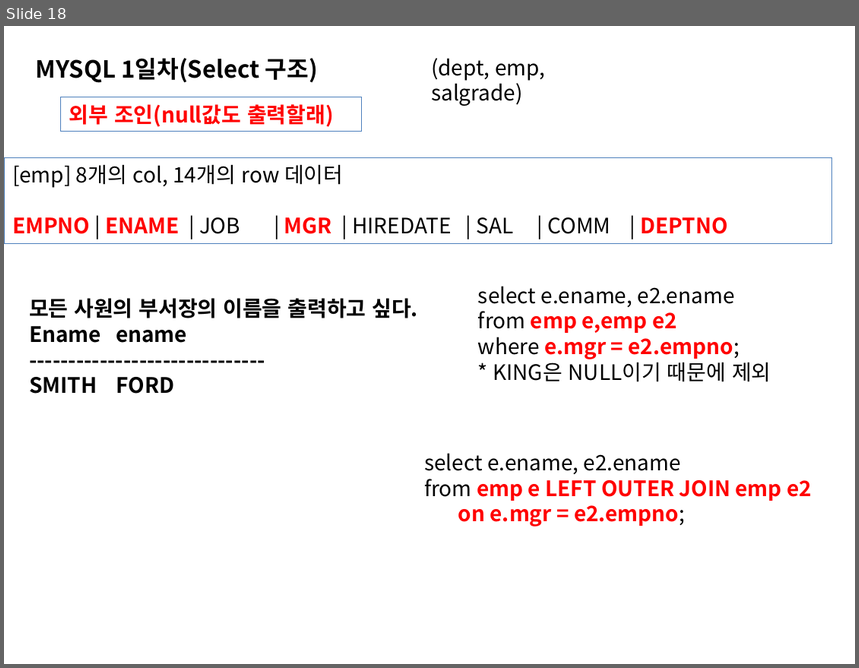
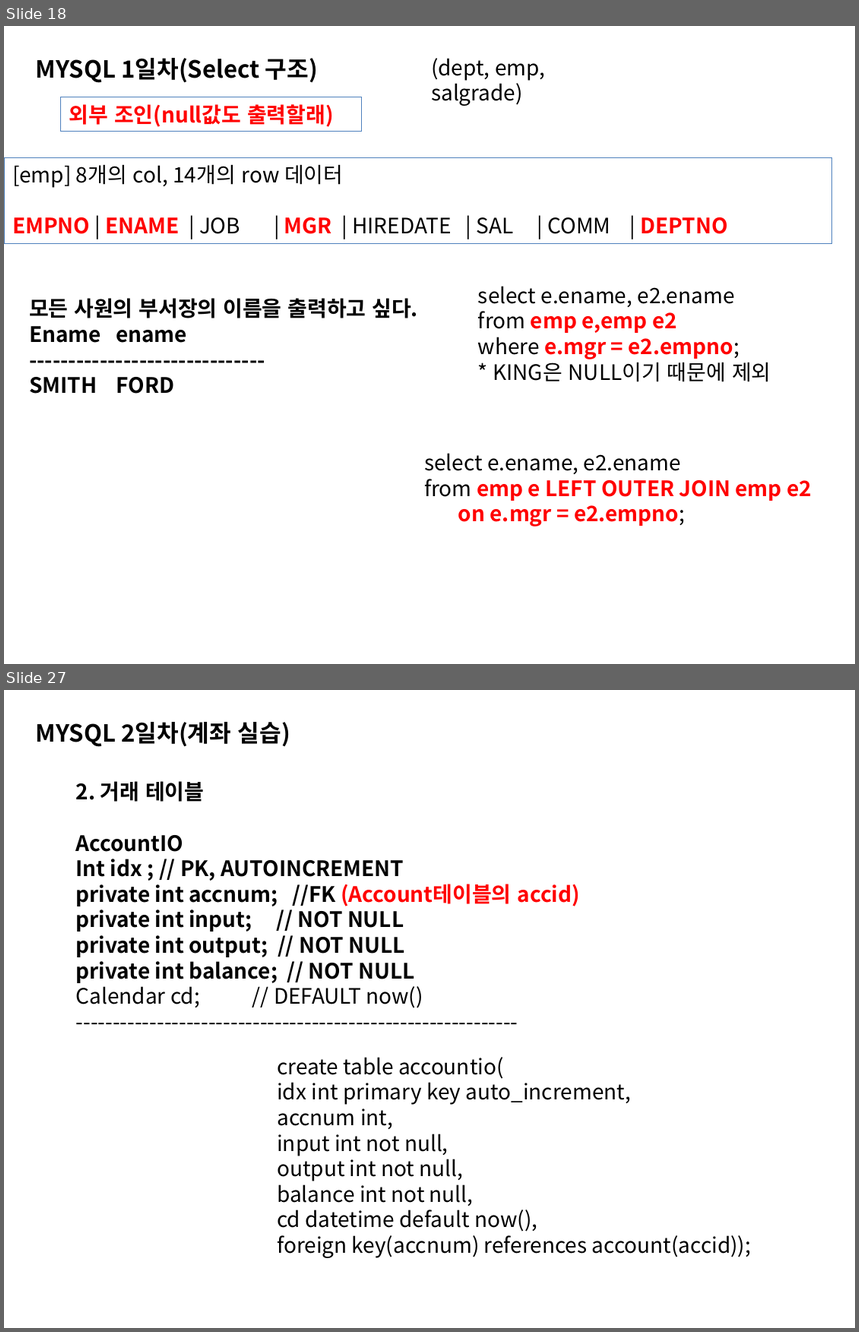
Before and after one commit to sing2song/TILDataBase, a slide deck: MYSQL.pptx. Shown one above the other, each under a label of ours: slide 18 before the commit, slides 18 and 27 after it; the slides between them are not shown. The pictures are 859x668 and 859x1332 pixels, drawn with LibreOffice and Linux fonts; fonts in the diff are those of the drawing. Boxes give left, top, right and bottom in pixels: in the first picture for what was removed or moved away, otherwise in the second. Text is boxed around its words. In the diff, an @@ line names an element or a change of style, - is before the commit and + after.

```diff
--- a/MYSQL.pptx
+++ b/MYSQL.pptx
@@ slide 27 added at [4, 690, 855, 1328], background #FFFFFF @@
@@ text added at [36, 722, 291, 747], 20 pt, text #000000, bold @@
+MYSQL 2일차(계좌 실습)
@@ text added at [76, 781, 580, 1008], 18 pt, text #000000, bold @@
+2. 거래 테이블
+AccountIO
+Int idx ; // PK, AUTOINCREMENT
+private int accnum; //FK (Account테이블의 accid)
+private int input; // NOT NULL
+private int output; // NOT NULL
+private int balance; // NOT NULL
+Calendar cd; // DEFAULT now()
+------------------------------------------------------------
@@ text added at [277, 1057, 751, 1258], 18 pt, text #000000 @@
+create table accountio(
+idx int primary key auto_increment,
+accnum int,
+input int not null,
+output int not null,
+balance int not null,
+cd datetime default now(),
+foreign key(accnum) references account(accid));
```
Also in this commit, not shown: 1 slide changed, 14 other slides added, 13 other files.
